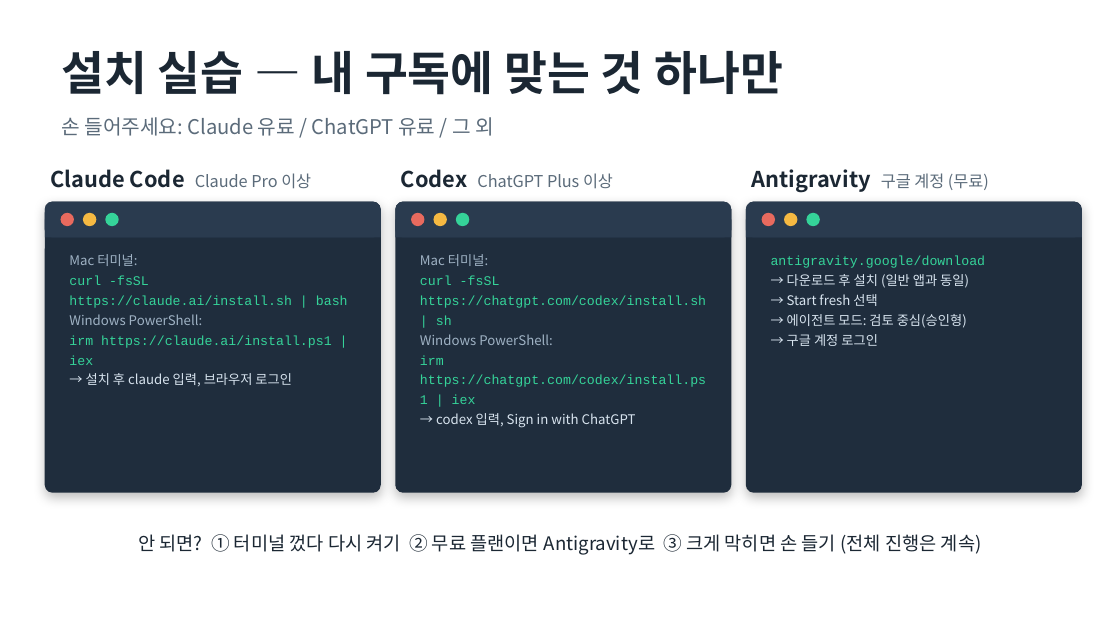
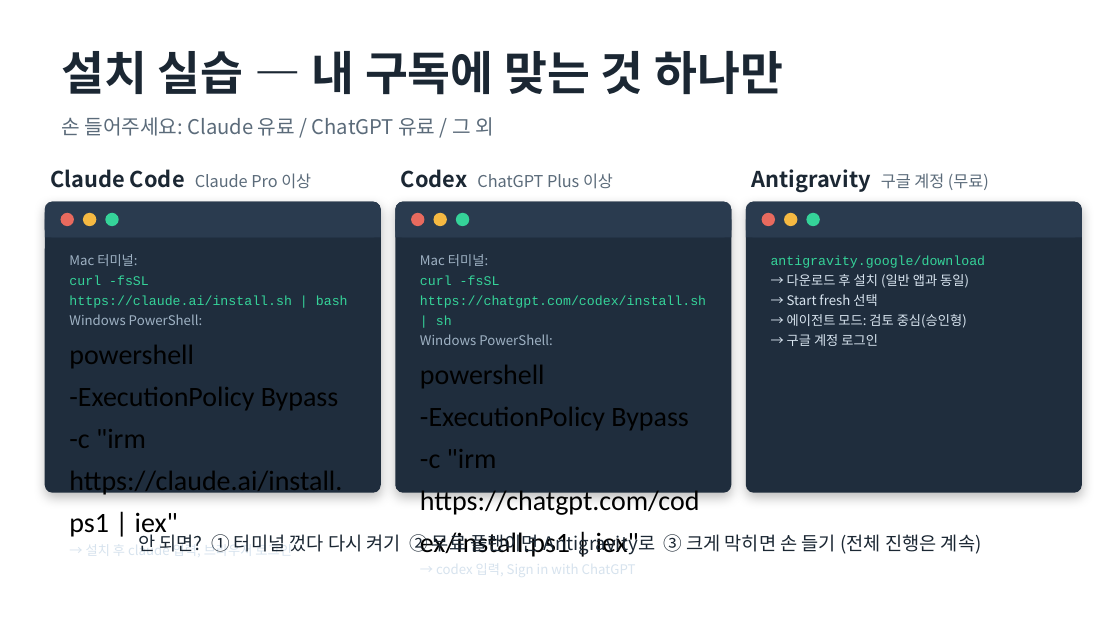
Before and after one commit to z0nam/ji-ai-study, a slide deck: slide 13 of study-group/2026-07-09-cli-ai-agents/slides.pptx. Drawn at 1120x630 pixels with LibreOffice and Linux fonts; fonts in the diff are those of the drawing. Boxes give left, top, right and bottom in pixels: in the first picture for what was removed or moved away, otherwise in the second. Text is boxed around its words. In the diff, an @@ line names an element or a change of style, - is before the commit and + after.

```diff
--- a/study-group/2026-07-09-cli-ai-agents/slides.pptx
+++ b/study-group/2026-07-09-cli-ai-agents/slides.pptx
@@ text at box(69, 345, 342, 539): text changed; size 8.5 to 18 pt; font Courier New to Calibri; text colour #35D399 to #000000 @@
-irm https://claude.ai/install.ps1 | iex
+powershell -ExecutionPolicy Bypass -c "irm https://claude.ai/install.ps1 | iex"
@@ text at box(420, 365, 700, 557): text changed; size 8.5 to 18 pt; font Courier New to Calibri; text colour #35D399 to #000000 @@
-irm https://chatgpt.com/codex/install.ps1 | iex
+powershell -ExecutionPolicy Bypass -c "irm https://chatgpt.com/codex/install.ps1 | iex"
```
Also in this commit, not shown: 1 other slide changed, 2 other files.
